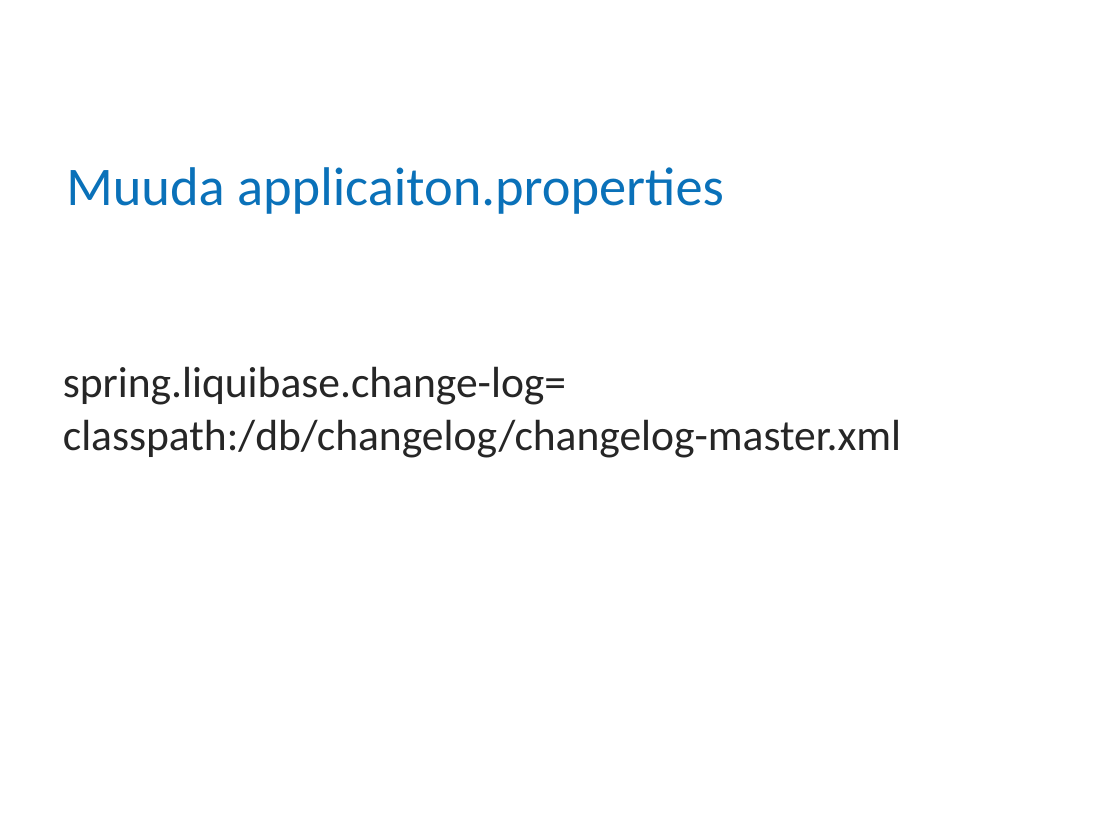
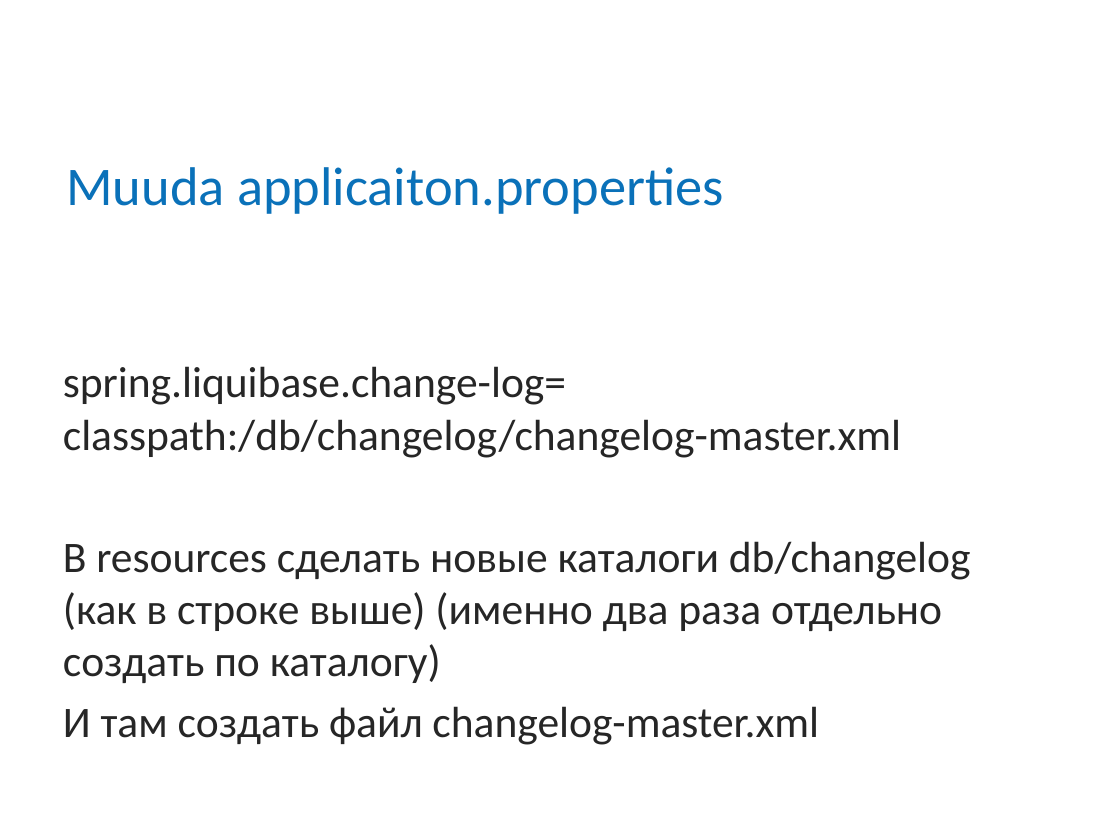
Before and after one commit to mitka0260/BCSlessons, a slide deck: slide 4 of src/main/java/ee/bcs/java/lectures/Loeng18 - Liquibase.pptx. Drawn at 1120x840 pixels with LibreOffice and Linux fonts; fonts in the diff are those of the drawing; background and template pictures are left out. Boxes give left, top, right and bottom in pixels: in the first picture for what was removed or moved away, otherwise in the second. Text is boxed around its words. In the diff, an @@ line names an element or a change of style, - is before the commit and + after.

```diff
--- a/src/main/java/ee/bcs/java/lectures/Loeng18 - Liquibase.pptx
+++ b/src/main/java/ee/bcs/java/lectures/Loeng18 - Liquibase.pptx
@@ text at (63, 541, 971, 745): paragraphs added @@
+В resources cделать новые каталоги db/changelog (как в строке выше) (именно два раза отдельно создать по каталогу)
+И там создать файл changelog-master.xml
```
Also in this commit, not shown: 2 other slides changed, 1 slide added, 1 other file.
